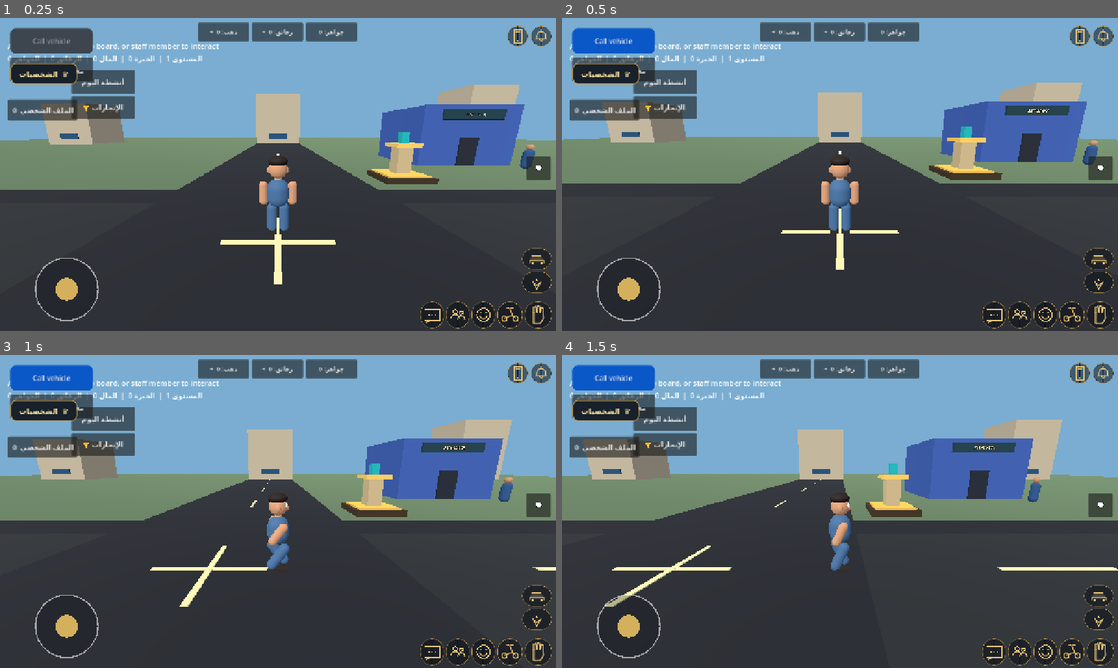
Above: before the commit, frames 1-4 (two rows, left to right).
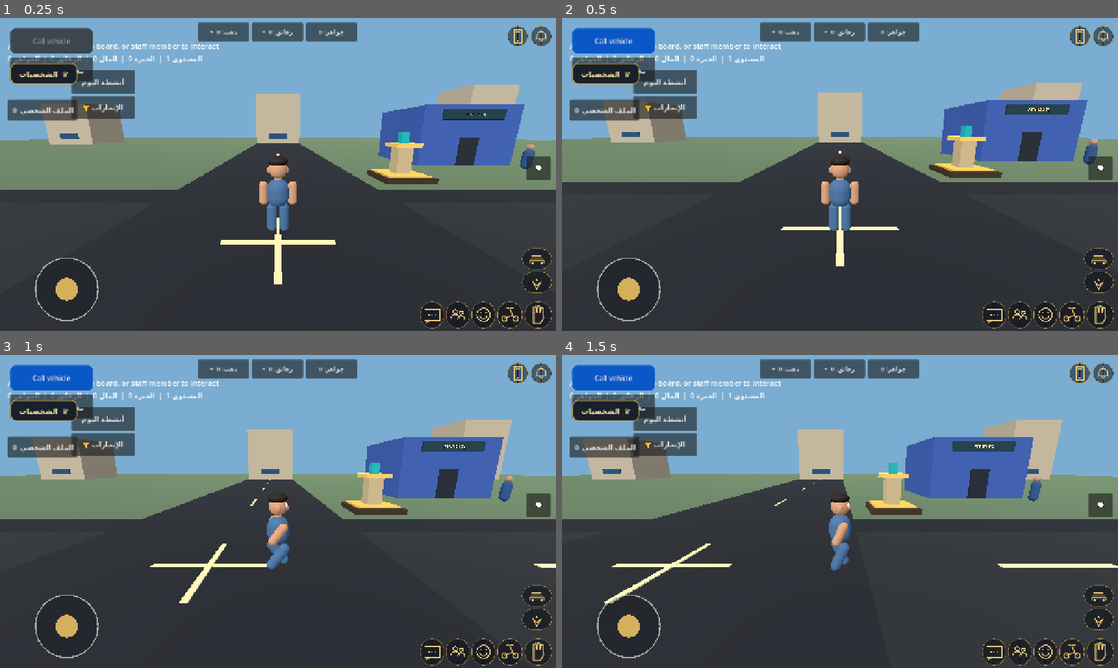
Above: after the commit, the same moments.

Repository: gamalalaraby1988-dotcom/King-Egypt-
Game: Godot game, scene res://scenes/main.tscn
Two runs of this game, one before a commit and one after it. Both use one fixed random seed, a clock stepped at 60 frames per second and the inputs below.
Inputs (mouse positions are in pixels of both pictures, inside the frame that each line leads up to):
- Up to frame 1 (0.25 s): no input
- Up to frame 2 (0.5 s): no input
- Up to frame 3 (1 s): tap Enter at 0.5 s; move the mouse to (400, 495) at 0.52 s; hold D (move_right) from 0.53 s (still down); hold Shift (sprint) from 0.53 s (still down); click (400, 495) at 0.67 s
- Up to frame 4 (1.5 s): release D (move_right) at 1.25 s; release Shift (sprint) at 1.25 s; drag from (728, 527) to (812, 574) at 1.27 s

Frame 1 is identical in both runs. In frame 2, 1.4% of the frame differs, in the area x 0-100%, y 20-81%; in frame 3, 1.7%; in frame 4, 2.3%.

Commit message:
Align camp access roads with ground collision

Diff:
--- a/scripts/main.gd
+++ b/scripts/main.gd
@@ -1787,9 +1787,9 @@
 
 func _create_camp() -> void:
 	# طريق واضح يصل المخيم بالطريق الرئيسي مع تجنب كتل المباني.
-	_create_box(self, "CampRoad_Entry", Vector3(32, 0.08, 5), Vector3(16, -0.01, 0), Color(0.12, 0.13, 0.15), true)
-	_create_box(self, "CampRoad_North", Vector3(5, 0.08, 75), Vector3(30, -0.01, 37.5), Color(0.12, 0.13, 0.15), true)
-	_create_box(self, "CampRoad_Camp", Vector3(30, 0.08, 5), Vector3(45, -0.01, 75), Color(0.12, 0.13, 0.15), true)
+	_create_box(self, "CampRoad_Entry", Vector3(32, 0.08, 5), Vector3(16, -0.09, 0), Color(0.12, 0.13, 0.15), true)
+	_create_box(self, "CampRoad_North", Vector3(5, 0.08, 75), Vector3(30, -0.09, 37.5), Color(0.12, 0.13, 0.15), true)
+	_create_box(self, "CampRoad_Camp", Vector3(30, 0.08, 5), Vector3(45, -0.09, 75), Color(0.12, 0.13, 0.15), true)
 	var camp := Node3D.new()
 	camp.name = "AnimalCamp"
 	camp.position = Vector3(60, 0, 75)
